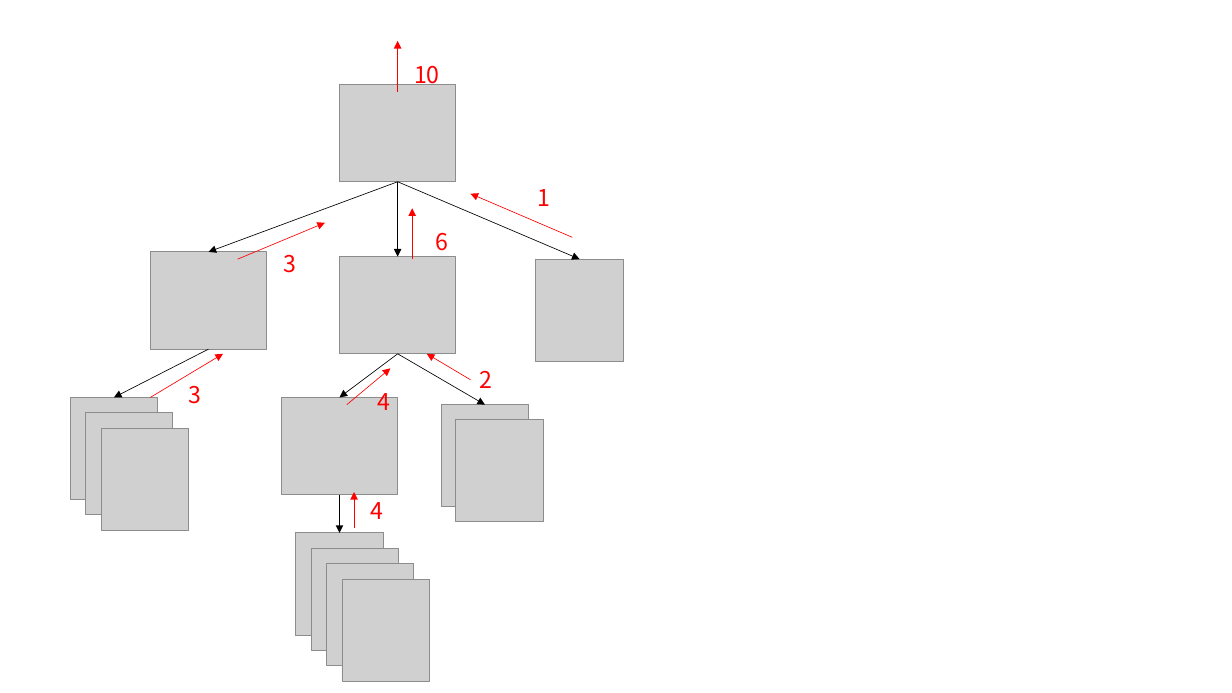
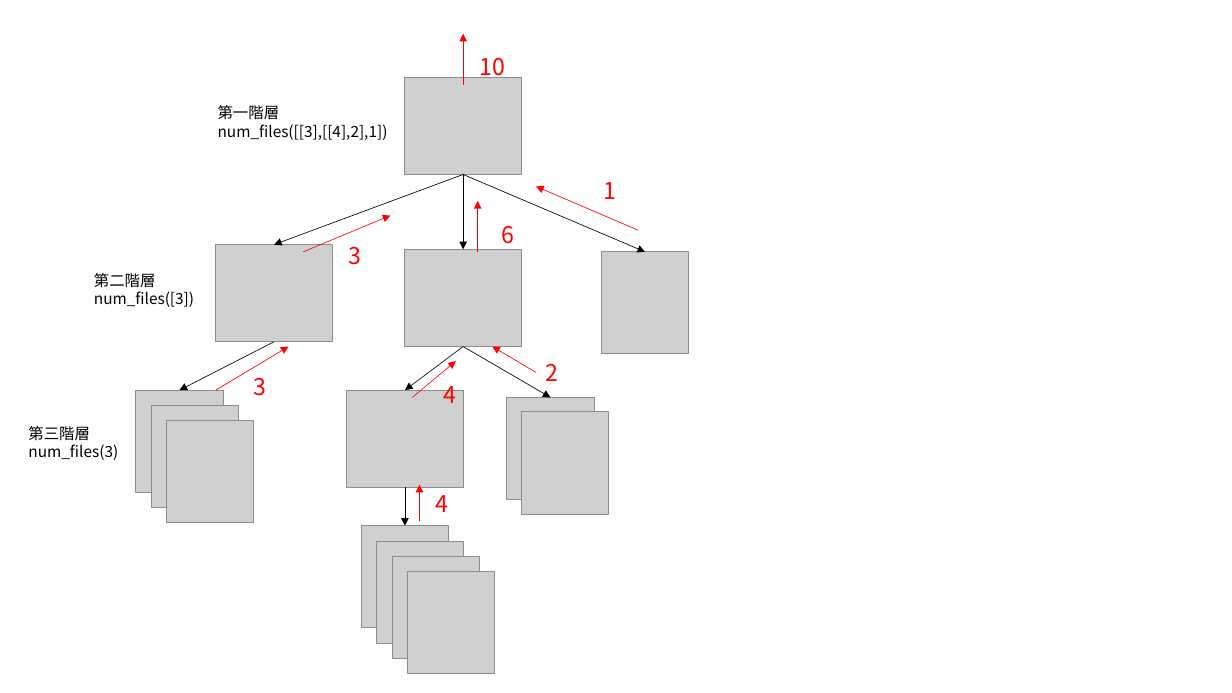
Before and after one commit to kaityo256/python_zero, a slide deck: slide 2 of recursion/fig/fig.pptx. Drawn at 1232x693 pixels with LibreOffice and Linux fonts; fonts in the diff are those of the drawing; grey boxes stand for pictures. Boxes give left, top, right and bottom in pixels: in the first picture for what was removed or moved away, otherwise in the second. Text is boxed around its words. In the diff, an @@ line names an element or a change of style, - is before the commit and + after.

```diff
--- a/recursion/fig/fig.pptx
+++ b/recursion/fig/fig.pptx
@@ 4 pictures, 3 arrows, 2 texts: place and size @@
-4 pictures, 3 arrows, 2 texts at bbox=[238, 41, 623, 665]
+4 pictures, 3 arrows, 2 texts at bbox=[303, 33, 689, 658]
@@ text added at bbox=[218, 105, 388, 140], 12 pt, text #000000 @@
+第一階層
+num_files([[3],[[4],2],1])
@@ text added at bbox=[94, 273, 194, 307], 12 pt, text #000000 @@
+第二階層
+num_files([3])
@@ text added at bbox=[28, 426, 118, 460], 12 pt, text #000000 @@
+第三階層
+num_files(3)
@@ 12 arrows, 10 pictures, 6 texts: place and size @@
-12 arrows, 10 pictures, 6 texts at bbox=[70, 65, 579, 681]
+12 arrows, 10 pictures, 6 texts at bbox=[136, 57, 645, 674]
```
Also in this commit, not shown: 2 other files.
